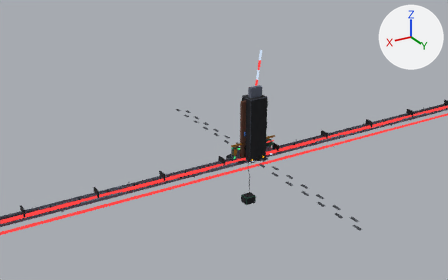
Renders of the glTF model packages/app/public/city/room-detail-alchemia-props.glb from each side of a commit.
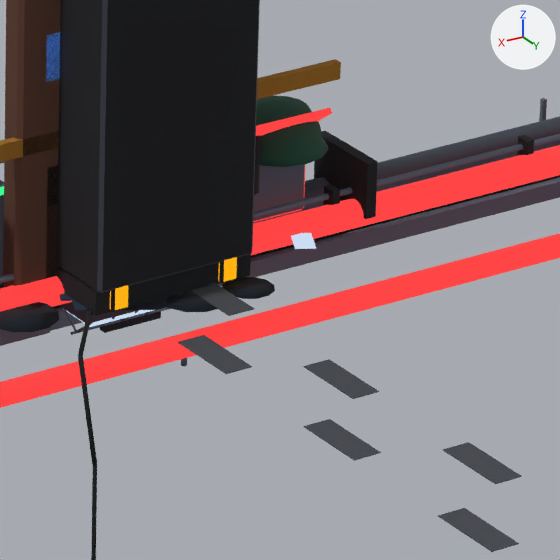
Each version is shown from a 50 mm lens placed at (9.87, 14.67, 8.14), pointed at (0.6, -0.79, 0.41), then close up on the part from 53% to 66% of the width and 46% to 67% of the height. The axes (+X, +Y, +Z) are drawn at upper right. The lights are the same throughout. The first two pictures are the older version.

Objects in the first close-up: 'rd-p1-ceiling', 'rd-p1-column', 'rd-p2-cabinet', 'rd-p2-lamp', 'rd-p2-oil', 'rd-p2-pipes', 'rd-p2-tech', 'rd-shelter-conduit', 'rd-shelter-door', 'rd-shelter-hebi', 'rd-shelter-masks', 'rd-shelter-prints' and 3 more.
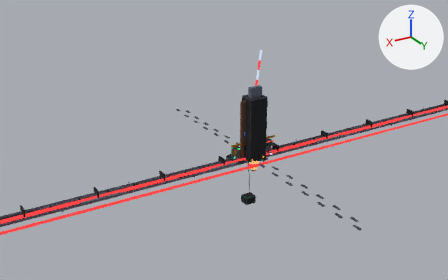
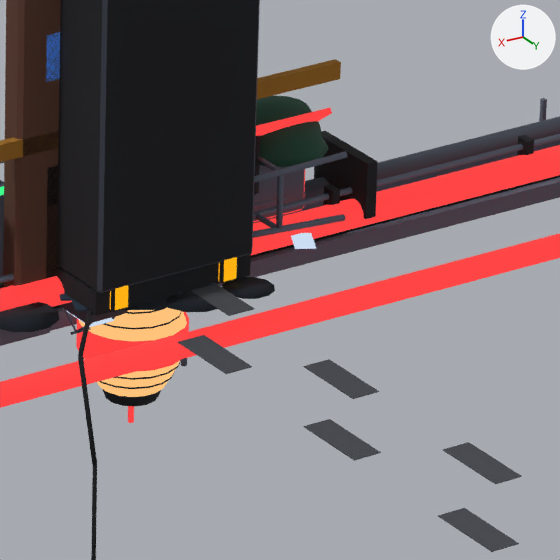
Pixel boxes [x1, y1, x2, y2] of what changed, in the close-ups (560 x 560 px):
'rd-fh-lantern', added (orange): after [76, 307, 189, 423]
'rd-fh-stool', added: after [253, 151, 347, 238]

What the commit changed:
Mesh me_rd_fh_stool is new.
It has 160 vertices, 280 faces and spans x -0.751..0.0, y -0.17..0.17, z 0.0..0.34.
It uses material mat_city_palette.
Mesh me_rd_fh_lantern is new.
It has 402 vertices, 588 faces and spans x -0.179..0.179, y -0.179..0.179, z -0.55..0.0.
It uses material mat_city_palette.
Object 'rd-fh-stool' (ob_rd_fh_stool) is new; it shows me_rd_fh_stool.
Its location is (0.0, 0.0, 0.0).
Object 'rd-fh-lantern' (ob_rd_fh_lantern) is new; it shows me_rd_fh_lantern.
Its location is (0.0, 0.0, 0.0).
